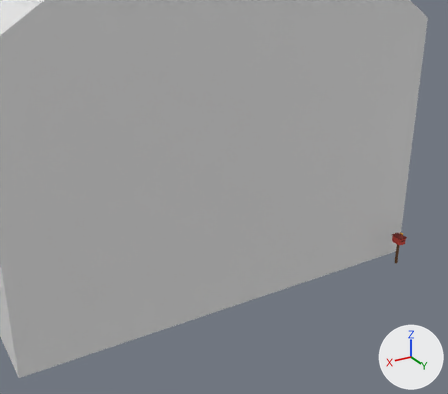
An edit to the Blender file blender/casa_model01_buzon.blend, drawn before and after from the same camera.
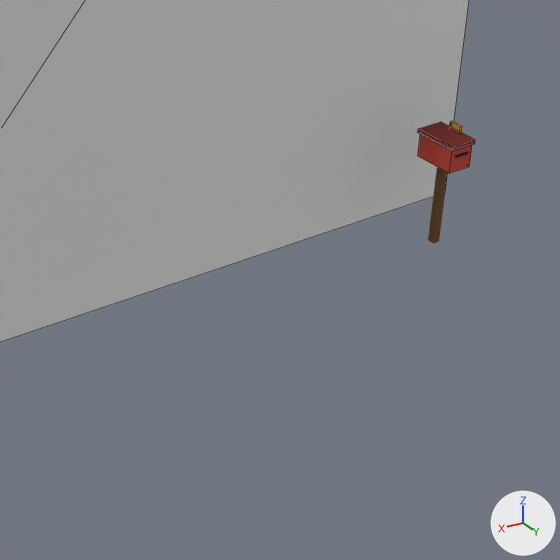
Old and new are each drawn whole from a 50 mm camera at (11.8, 27.36, 14.14) aimed at (-1.12, 5.82, 3.37) and again close up on the part from 64% to 96% of the width and 51% to 87% of the height. Arrows for +X, +Y and +Z are at lower right; the lights stay in place. The older version's two pictures come first. The close-ups show mesh edges as thin lines.

Before the edit, the objects in view are built like this:
```python
me_buzon_poste = bpy.data.meshes.new('buzon_poste')
me_buzon_poste.from_pydata(...)  # a box spanning x -0.045..0.045, y -0.045..0.045, z 0.0..1.05
me_buzon_poste.materials.append(mat_buzon_madera)  # brown #6e4a2b
me_buzon_techo = bpy.data.meshes.new('buzon_techo')
me_buzon_techo.from_pydata(...)  # a box spanning x -0.18..0.18, y -0.27..0.27, z 1.35..1.4
me_buzon_techo.materials.append(mat_buzon_oscuro)  # red #7d2a22
me_plane = bpy.data.meshes.new('Plane')
me_plane.from_pydata(...)  # 34 vertices, 20 faces; spans x -1.0..1.0, y -1.0..1.0, z 0.0..1.86
ob_buzon_poste = bpy.data.objects.new('buzon_poste', me_buzon_poste)
ob_buzon_poste.parent = ob_buzon
ob_buzon_poste.location = (0.0, 0.0, 0.0)
ob_buzon_techo = bpy.data.objects.new('buzon_techo', me_buzon_techo)
ob_buzon_techo.parent = ob_buzon
ob_buzon_techo.location = (0.0, 0.0, 0.0)
ob_plane = bpy.data.objects.new('Plane', me_plane)
ob_plane.location = (0.0, 0.0, 0.0)
ob_plane.rotation_euler = (0.0, 0.0, 3.142)  # degrees (0, 0, 180)
ob_plane.scale = (9.0, 9.0, 9.0)
# also in view: 'buzon_caja' at (-8.0, 9.8, 1.2)
```
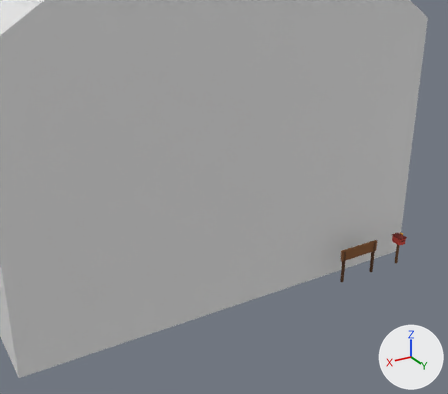
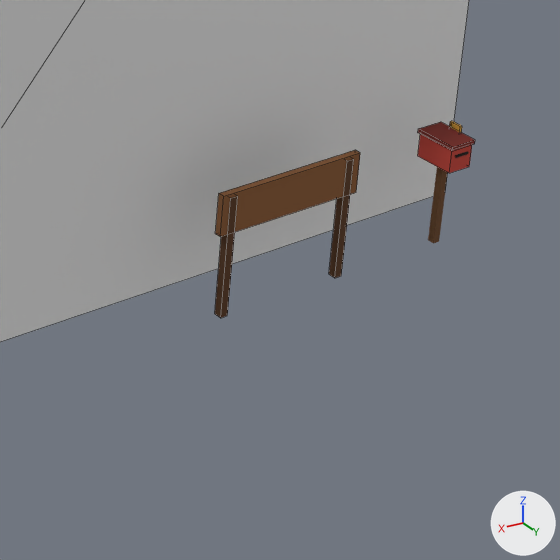
Where the change shows, as pixel boxes (x1, y1, x2, y2) in the close-ups (560 x 560 px):
'cartel_casa_tabla', added (brown)
    after: (215, 150, 360, 237)
'cartel_casa_poste_1', added (brown)
    after: (215, 196, 238, 318)
'cartel_casa_poste_2', added (brown)
    after: (329, 159, 354, 278)

The change, as a list of edits to the scene's bpy script:
```text
Add mat_cartel_madera:
    mat_cartel_madera = principled_material('cartel_madera')
    mat_cartel_madera.base_color = (0.254, 0.102, 0.0331)  # brown #8a5a33
    mat_cartel_madera.roughness = 1.0
Add mat_cartel_madera_osc:
    mat_cartel_madera_osc = principled_material('cartel_madera_osc')
    mat_cartel_madera_osc.base_color = (0.105, 0.0423, 0.0144)  # brown #5b3a20
    mat_cartel_madera_osc.roughness = 1.0
Add me_cartel_casa_tabla:
    me_cartel_casa_tabla.from_pydata(...)  # a box spanning x -1.0..1.0, y -0.04..0.04, z 1.05..1.55
    me_cartel_casa_tabla.materials.append(mat_cartel_madera)  # brown #8a5a33
Add me_cartel_casa_poste_2:
    me_cartel_casa_poste_2.from_pydata(...)  # a box spanning x 0.8..0.9, y -0.05..0.05, z 0.0..1.5
    me_cartel_casa_poste_2.materials.append(mat_cartel_madera_osc)  # brown #5b3a20
Add me_cartel_casa_poste_1:
    me_cartel_casa_poste_1.from_pydata(...)  # a box spanning x -0.9..-0.8, y -0.05..0.05, z 0.0..1.5
    me_cartel_casa_poste_1.materials.append(mat_cartel_madera_osc)  # brown #5b3a20
Add ob_cartel_casa_tabla:
    ob_cartel_casa_tabla = bpy.data.objects.new('cartel_casa_tabla', me_cartel_casa_tabla)
    ob_cartel_casa_tabla.parent = ob_cartel_casa
    ob_cartel_casa_tabla.location = (0.0, 0.0, 0.0)
Add ob_cartel_casa:
    ob_cartel_casa = bpy.data.objects.new('cartel_casa', None)
    ob_cartel_casa.location = (-5.6, 9.8, 0.0)
    ob_cartel_casa.rotation_euler = (0.0, 0.0, 3.142)  # degrees (0, 0, 180)
Add ob_cartel_casa_poste_2:
    ob_cartel_casa_poste_2 = bpy.data.objects.new('cartel_casa_poste_2', me_cartel_casa_poste_2)
    ob_cartel_casa_poste_2.parent = ob_cartel_casa
    ob_cartel_casa_poste_2.location = (0.0, 0.0, 0.0)
Add ob_cartel_casa_poste_1:
    ob_cartel_casa_poste_1 = bpy.data.objects.new('cartel_casa_poste_1', me_cartel_casa_poste_1)
    ob_cartel_casa_poste_1.parent = ob_cartel_casa
    ob_cartel_casa_poste_1.location = (0.0, 0.0, 0.0)
```
